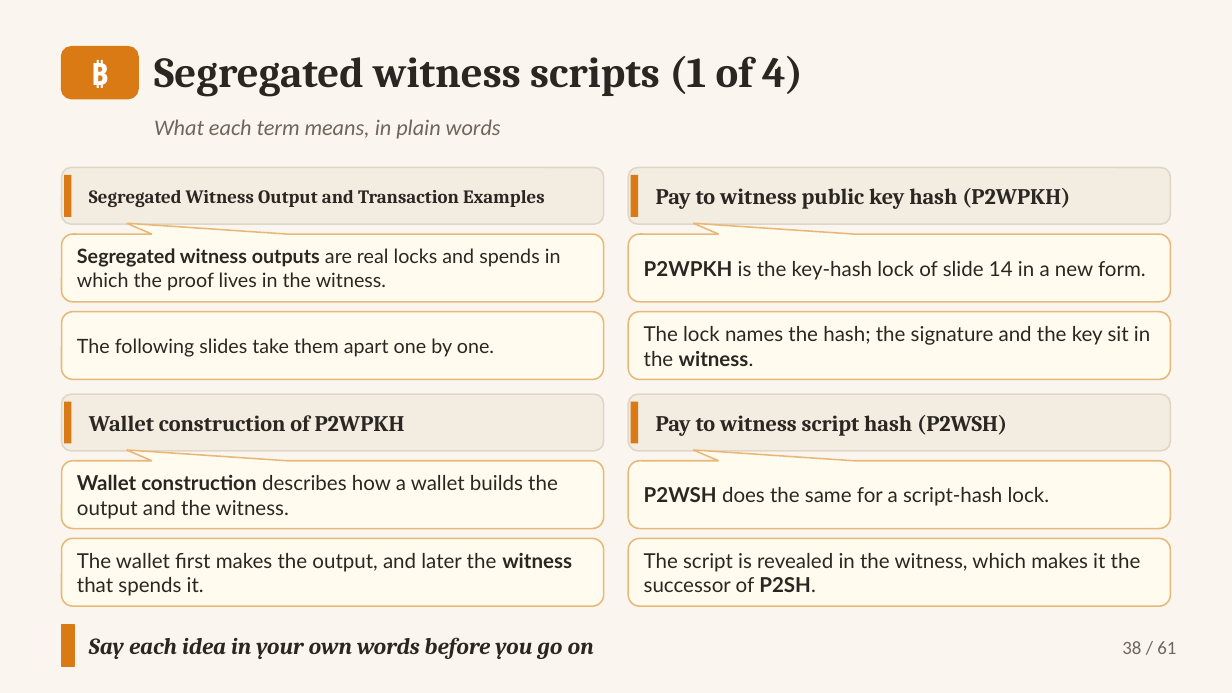
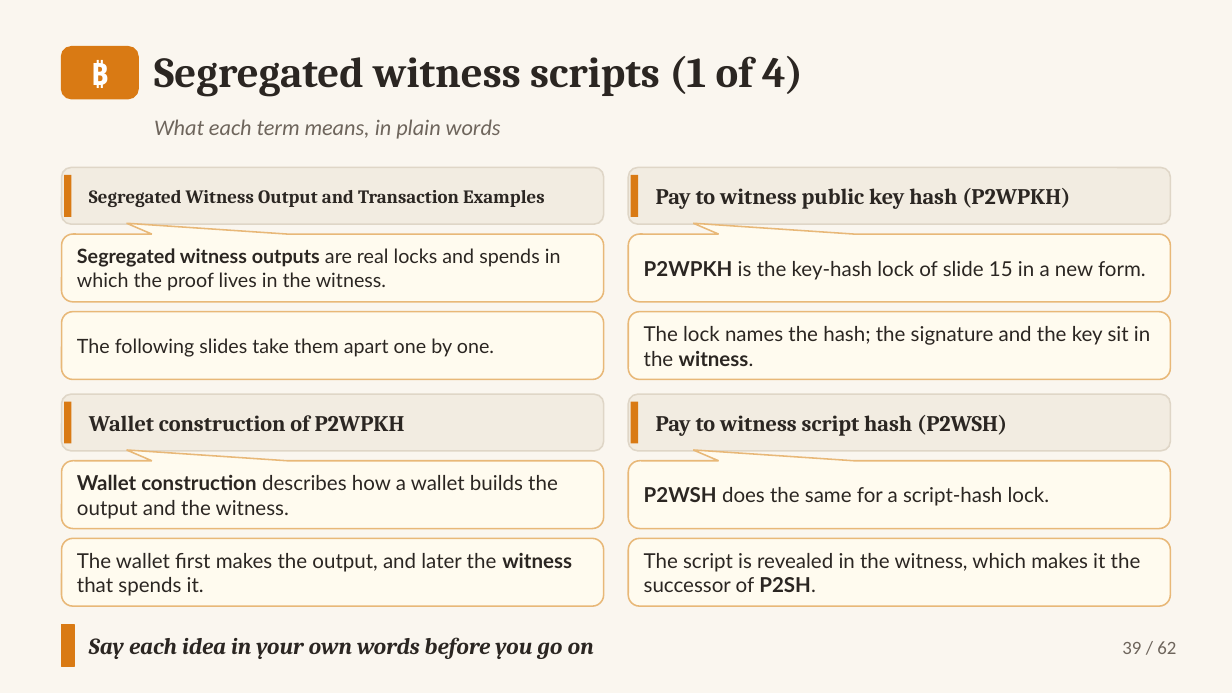
Before and after one commit to altunelyusuf/SEN0401, a slide deck: slide 39 of 03-materials/ch07/SEN0401_Ch07_AuthorizationAuthentication_3e_v2_6_0.pptx (slide 38 before the commit). Drawn at 1232x693 pixels with LibreOffice and Linux fonts; fonts in the diff are those of the drawing. Boxes give left, top, right and bottom in pixels: in the first picture for what was removed or moved away, otherwise in the second. Text is boxed around its words. In the diff, an @@ line names an element or a change of style, - is before the commit and + after.

```diff
--- a/03-materials/ch07/SEN0401_Ch07_AuthorizationAuthentication_3e_v2_6_0.pptx
+++ b/03-materials/ch07/SEN0401_Ch07_AuthorizationAuthentication_3e_v2_6_0.pptx
@@ text in rounded speech box at [644,261,1146,280]: text changed @@
-P2WPKH is the key-hash lock of slide 14 in a new form.
+P2WPKH is the key-hash lock of slide 15 in a new form.
@@ text at [1122,641,1176,654]: text changed @@
-38 / 61
+39 / 62
```
Also in this commit, not shown: 60 other slides changed, 1 slide added, 8 other files.
